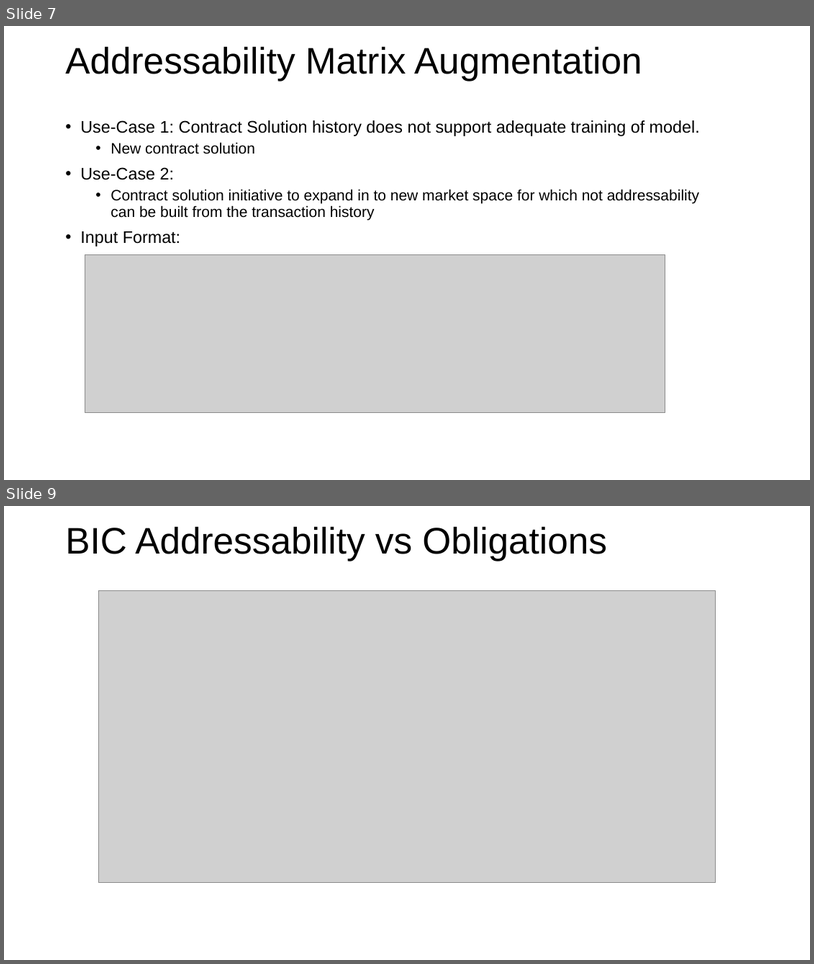
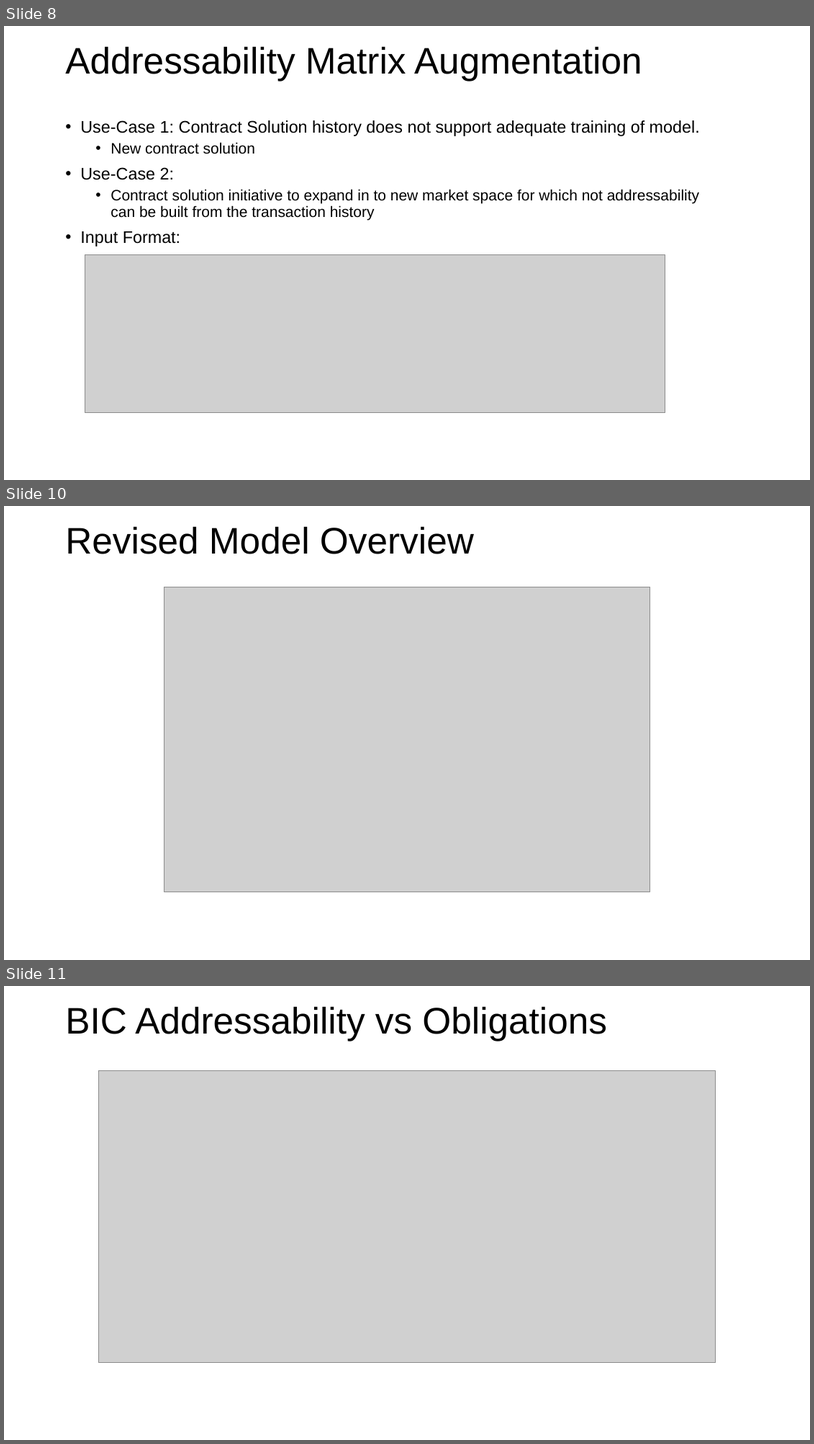
Before and after one commit to mrbest/CombinedAddressability, a slide deck: CombinedAddressability.pptx. Shown one above the other, each under a label of ours: slides 7 and 9 before the commit, slides 8, 10 and 11 after it; the slides between them are not shown. The pictures are 814x964 and 814x1444 pixels, drawn with LibreOffice and Linux fonts; fonts in the diff are those of the drawing; grey boxes stand for pictures; background and template pictures are left out. Boxes give left, top, right and bottom in pixels: in the first picture for what was removed or moved away, otherwise in the second. Text is boxed around its words. In the diff, an @@ line names an element or a change of style, - is before the commit and + after.

```diff
--- a/CombinedAddressability.pptx
+++ b/CombinedAddressability.pptx
@@ slide 10 added at (4, 506, 810, 960), background #FFFFFF @@
@@ title added at (65, 526, 474, 554), 44 pt, text #000000 @@
+Revised Model Overview
@@ picture added at (164, 587, 650, 890) @@
@@ what was slide 7 is now slide 8 @@
@@ what was slide 9 is now slide 11 @@
```
Also in this commit, not shown: 5 slides changed, 5 other slides added, 5 other files.
